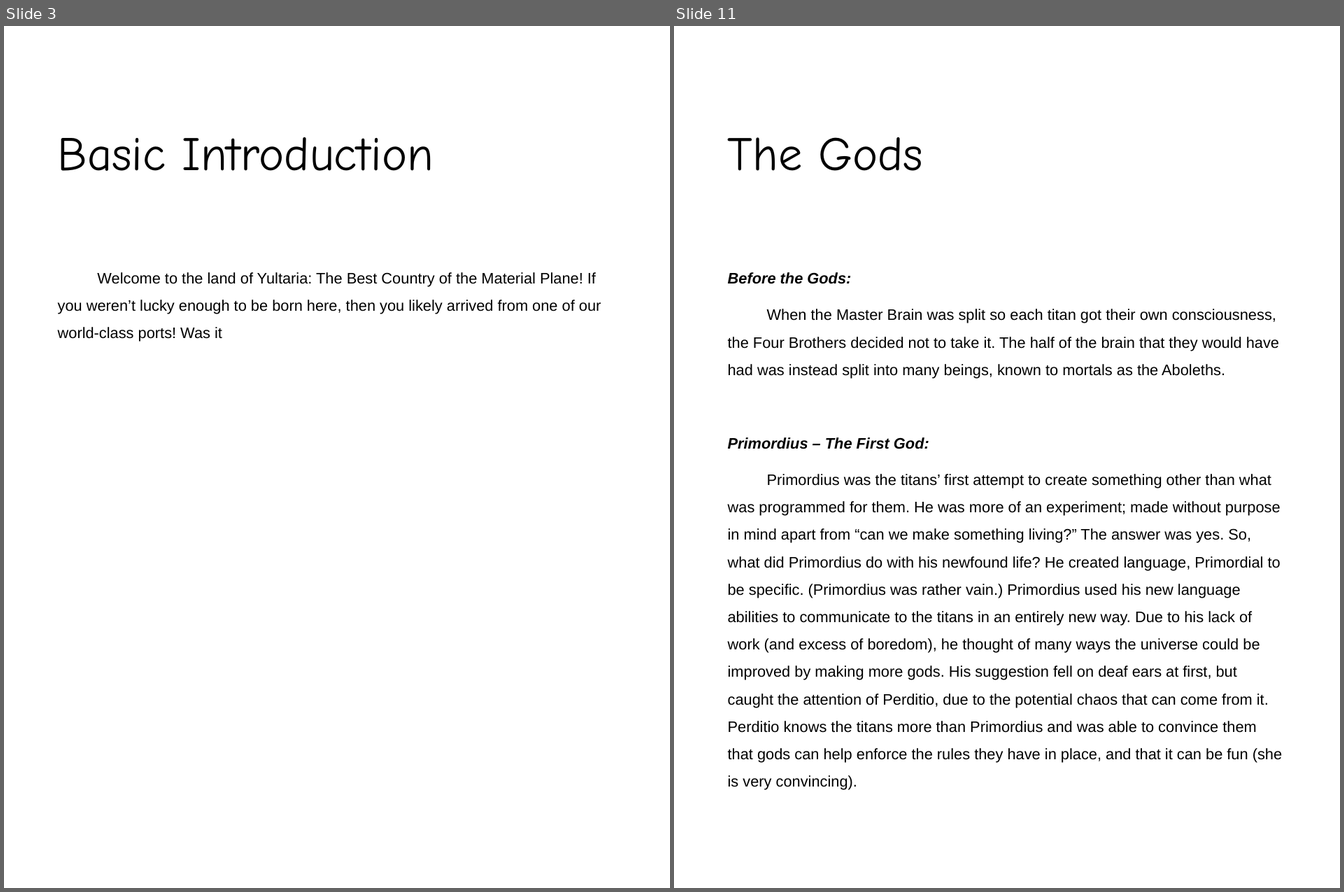
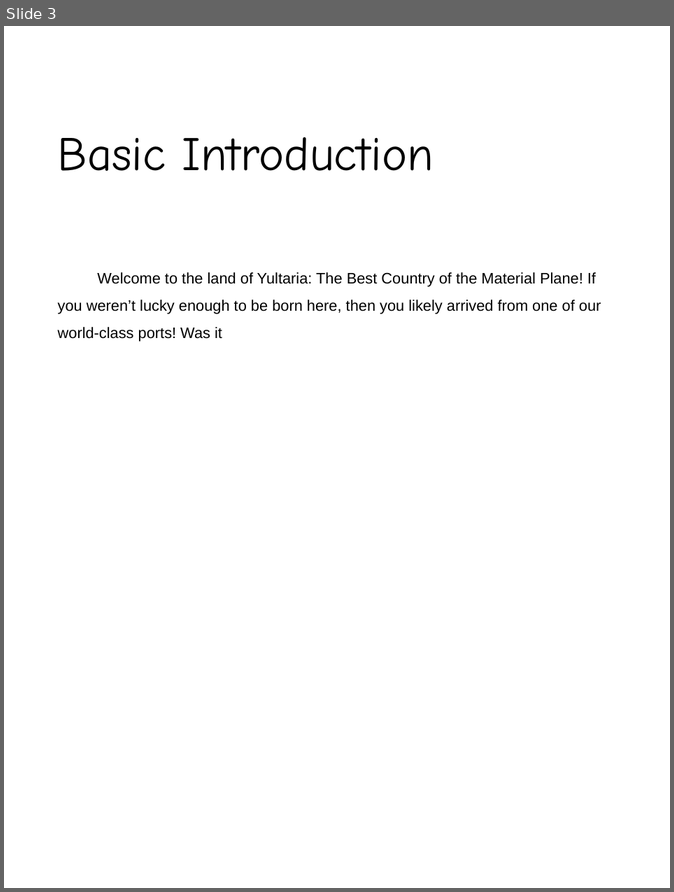
Before and after one commit to polic72/DnD-Stuff, a slide deck: The Jaws of Time.pptx. Shown side by side, each under a label of ours: slides 3 and 11 before the commit, slide 3 after it; the slides between them are not shown. The pictures are 1344x892 and 674x892 pixels, drawn with LibreOffice and Linux fonts; fonts in the diff are those of the drawing; background and template pictures are left out. Boxes give left, top, right and bottom in pixels: in the first picture for what was removed or moved away, otherwise in the second. Text is boxed around its words. In the diff, an @@ line names an element or a change of style, - is before the commit and + after.

```diff
--- a/The Jaws of Time.pptx
+++ b/The Jaws of Time.pptx
@@ slide 11 removed at (674,26,1340,888), background picture (left out) @@
@@ title removed at (728,137,923,171) @@
-The Gods
@@ text removed at (728,272,1282,790) @@
-Before the Gods:
-When the Master Brain was split so each titan got their own consciousness, the Four Brothers decided not to take it. The half of the brain that they would have had was instead split into many beings, known to mortals as the Aboleths.
-Primordius – The First God:
-Primordius was the titans’ first attempt to create something other than what was programmed for them. He was more of an experiment; made without purpose in mind apart from “can we make something living?” The answer was yes. So, what did Primordius do with his newfound life? He created language, Primordial to be specific. (Primordius was rather vain.) Primordius used his new language abilities to communicate to the titans in an entirely new way. Due to his lack of work (and excess of boredom), he thought of many ways the universe could be improved by making more gods. His suggestion fell on deaf ears at first, but caught the attention of Perditio, due to the potential chaos that can come from it. Perditio knows the titans more than Primordius and was able to convince them that gods can help enforce the rules they have in place, and that it can be fun (she is very convincing).
```
Also in this commit, not shown: 2 slides changed, 4 slides added, 9 other slides removed, 3 other files.
